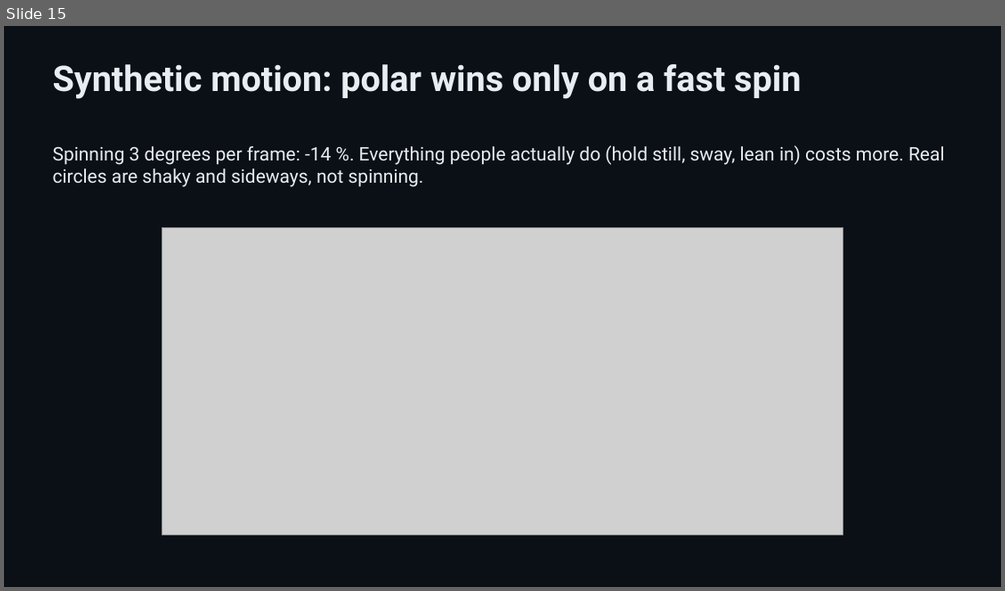
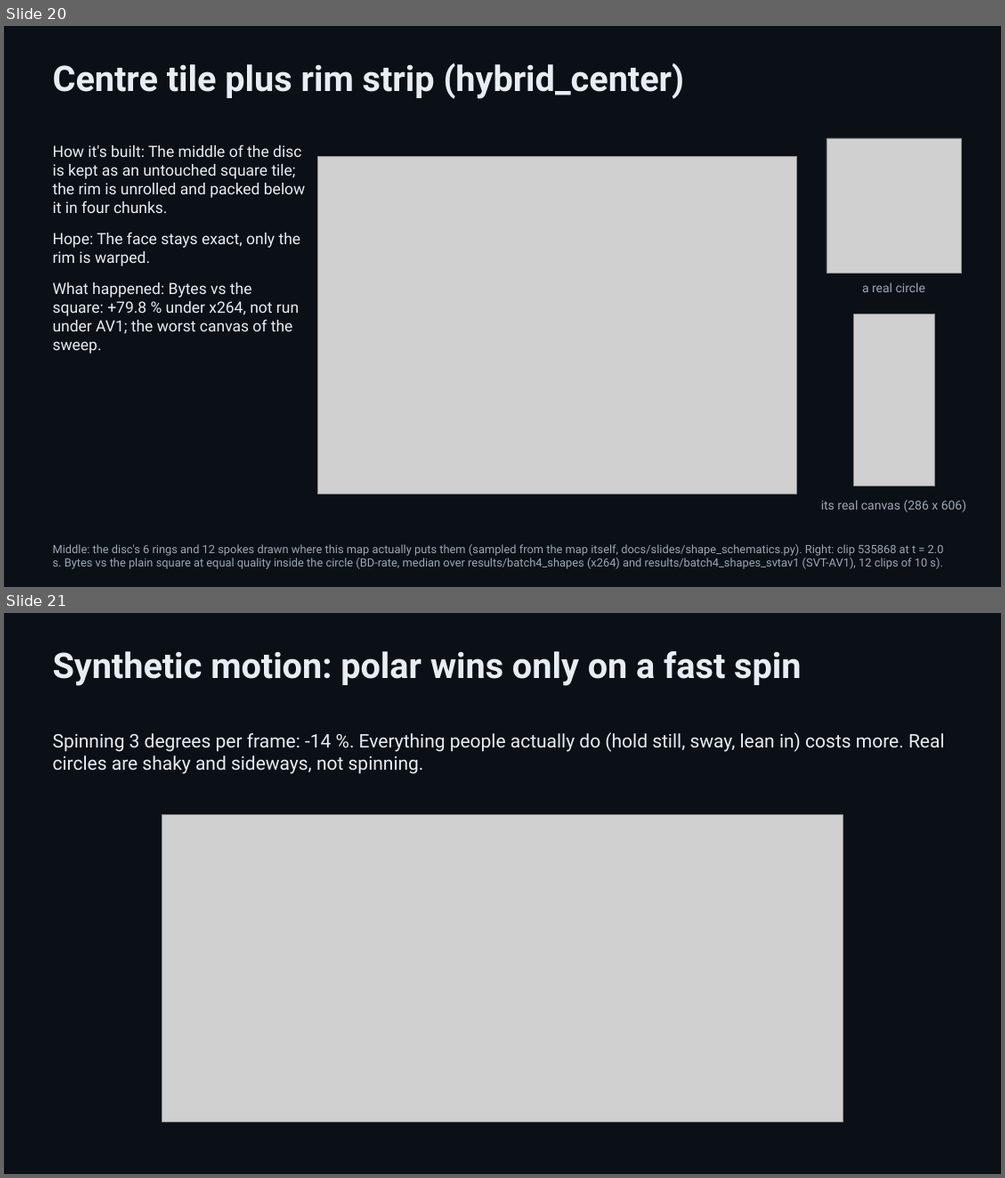
Before and after one commit to padington/polar-codec-site, a slide deck: slides/polar-codec.pptx. Shown one above the other, each under a label of ours: slide 15 before the commit, slides 20 and 21 after it. The pictures are 1005x591 and 1005x1178 pixels, drawn with LibreOffice and Linux fonts; fonts in the diff are those of the drawing; grey boxes stand for pictures. Boxes give left, top, right and bottom in pixels: in the first picture for what was removed or moved away, otherwise in the second. Text is boxed around its words. In the diff, an @@ line names an element or a change of style, - is before the commit and + after.

Commit message:
Deck: one explanatory slide per canvas shape (slides 13-20)
Rebuilt from the private repo. The contact-sheet slide is gone; the deck now
has 31 slides, one per canvas shape on slide 4's template, with schematics
generated from the maps themselves. The two contact sheets stay on the
results page as overview sheets and are linked from the deck's appendix.

```diff
--- a/slides/polar-codec.pptx
+++ b/slides/polar-codec.pptx
@@ slide 20 added at box(4, 26, 1001, 587), background #0B1016 @@
@@ text added at box(53, 63, 685, 99), 34 pt, text #E6EDF3, bold @@
+Centre tile plus rim strip (hybrid_center)
@@ text added at box(53, 144, 305, 354), 15 pt, text #E6EDF3 @@
+How it's built: The middle of the disc is kept as an untouched square tile; the rim is unrolled and packed below it in four chunks.
+Hope: The face stays exact, only the rim is warped.
+What happened: Bytes vs the square: +79.8 % under x264, not run under AV1; the worst canvas of the sweep.
@@ picture added at box(318, 157, 797, 494) @@
@@ picture added at box(826, 138, 961, 273) @@
@@ text added at box(862, 282, 925, 292), 12 pt, text #9AA7B4 @@
+a real circle
@@ picture added at box(853, 313, 935, 486) @@
@@ text added at box(821, 499, 966, 512), 12 pt, text #9AA7B4 @@
+its real canvas (286 x 606)
@@ text added at box(53, 544, 944, 569), 11 pt, text #9AA7B4 @@
+Middle: the disc's 6 rings and 12 spokes drawn where this map actually puts them (sampled from the map itself, docs/slides/shape_schematics.py). Right: clip 535868 at t = 2.0 s. Bytes vs the plain square at equal quality inside the circle (BD-rate, median over results/batch4_shapes (x264) and results/batch4_shapes_svtav1 (SVT-AV1), 12 clips of 10 s).
@@ what was slide 15 is now slide 21 @@
```
Also in this commit, not shown: 1 slide changed, 7 other slides added, 2 slides removed, 25 other files.
